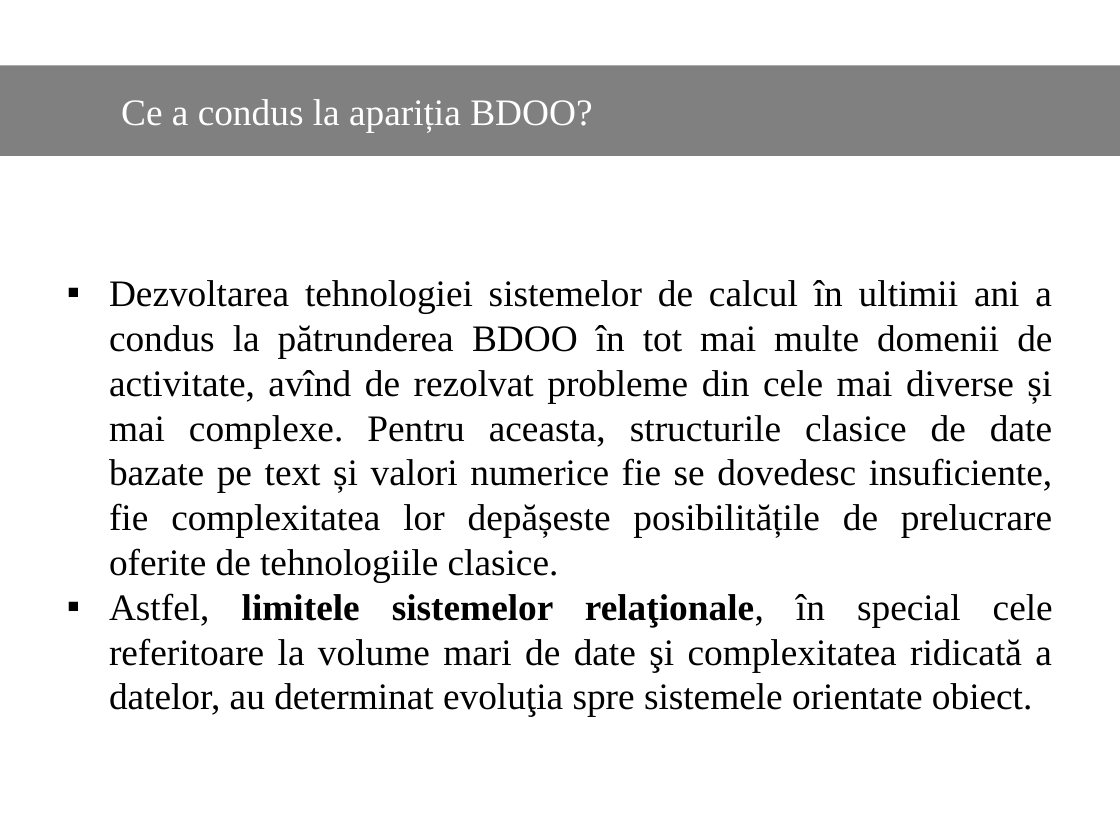
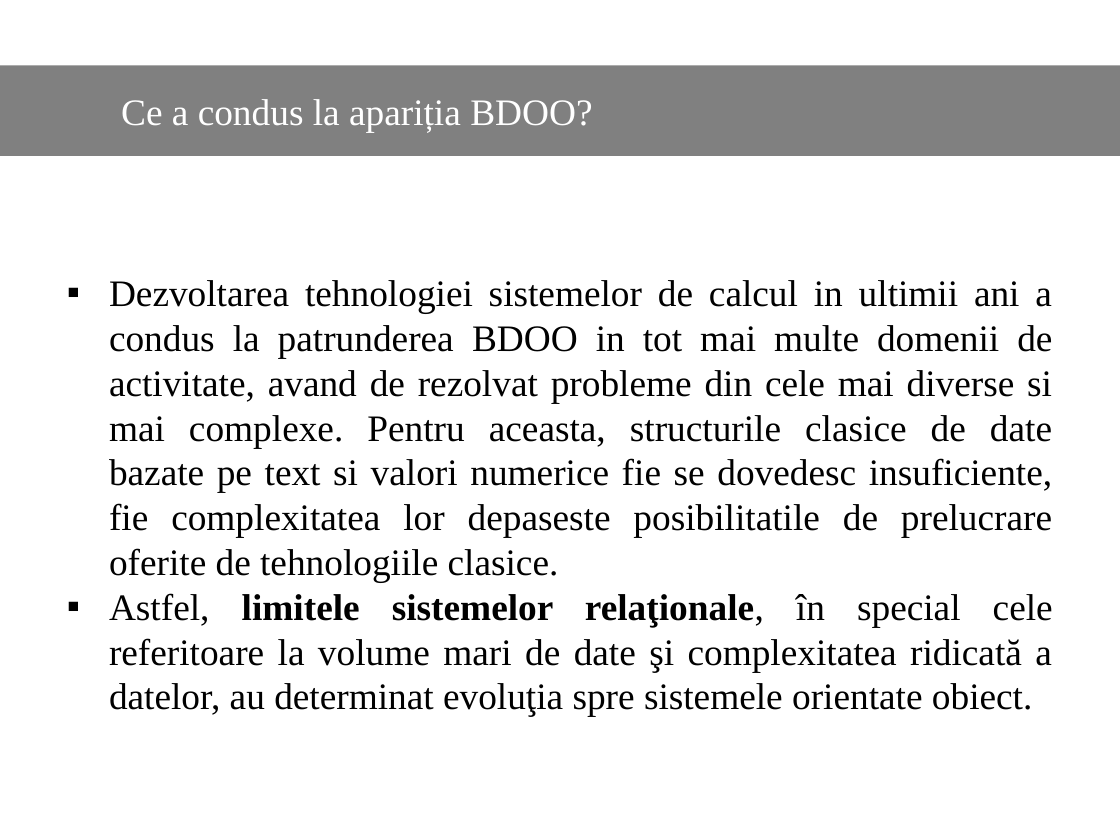
Before and after one commit to Dani25/BDOO, a slide deck: slide 4 of bdoo.pptx. Drawn at 1120x840 pixels with LibreOffice and Linux fonts; fonts in the diff are those of the drawing. Boxes give left, top, right and bottom in pixels: in the first picture for what was removed or moved away, otherwise in the second. Text is boxed around its words. In the diff, an @@ line names an element or a change of style, - is before the commit and + after.

```diff
--- a/bdoo.pptx
+++ b/bdoo.pptx
@@ text at box(109, 280, 1052, 582): text changed @@
-▪ Dezvoltarea tehnologiei sistemelor de calcul în ultimii ani a condus la pătrunderea BDOO în tot mai multe domenii de activitate, avînd de rezolvat probleme din cele mai diverse și mai complexe. Pentru aceasta, structurile clasice de date bazate pe text și valori numerice fie se dovedesc insuficiente, fie complexitatea lor depășeste posibilitățile de prelucrare oferite de tehnologiile clasice.
+▪ Dezvoltarea tehnologiei sistemelor de calcul in ultimii ani a condus la patrunderea BDOO in tot mai multe domenii de activitate, avand de rezolvat probleme din cele mai diverse si mai complexe. Pentru aceasta, structurile clasice de date bazate pe text si valori numerice fie se dovedesc insuficiente, fie complexitatea lor depaseste posibilitatile de prelucrare oferite de tehnologiile clasice.
```
Also in this commit, not shown: 13 other slides changed.
